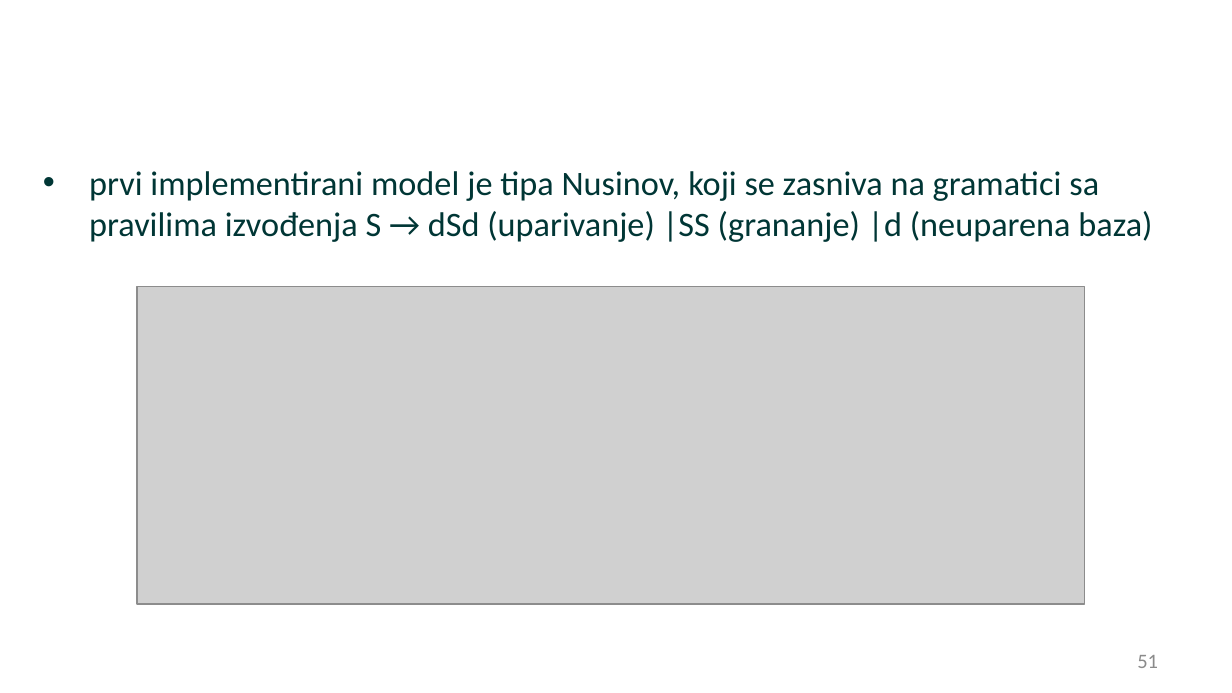
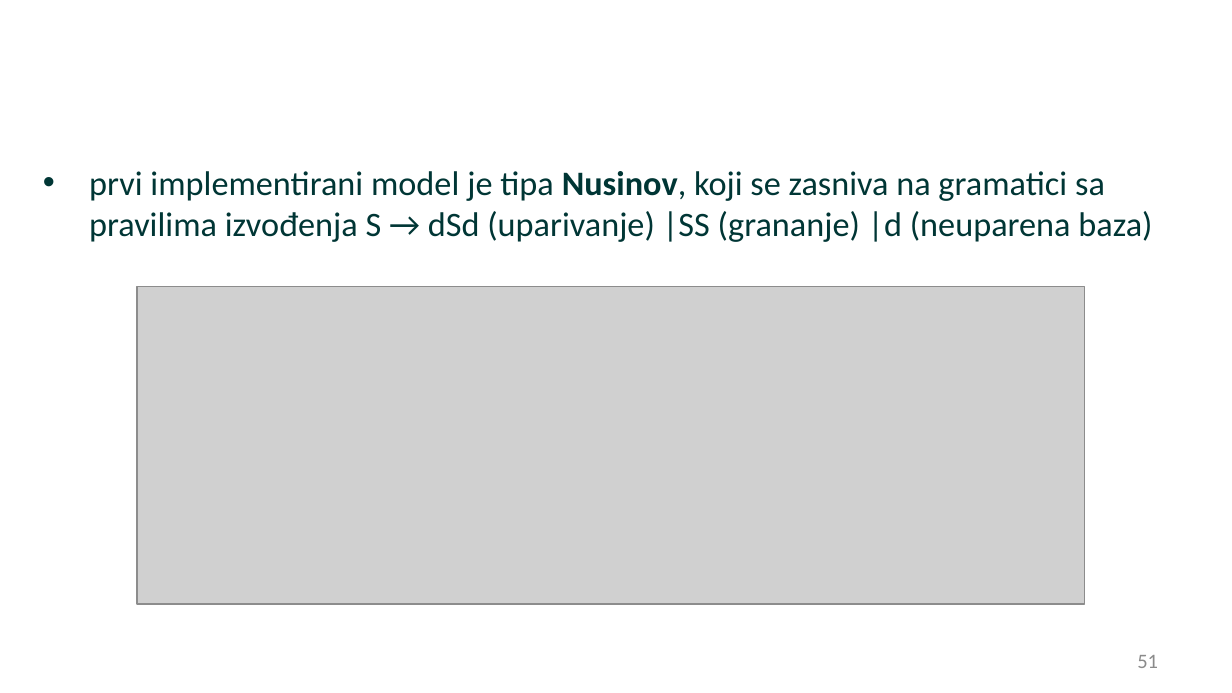
Before and after one commit to matfija/Sekundarna-struktura-tRNK, a slide deck: slide 51 of slajdovi/Sekvence-slajdovi.pptx. Drawn at 1232x693 pixels with LibreOffice and Linux fonts; fonts in the diff are those of the drawing; grey boxes stand for pictures; background and template pictures are left out. Boxes give left, top, right and bottom in pixels: in the first picture for what was removed or moved away, otherwise in the second. Text is boxed around its words. In the diff, an @@ line names an element or a change of style, - is before the commit and + after.

```diff
--- a/slajdovi/Sekvence-slajdovi.pptx
+++ b/slajdovi/Sekvence-slajdovi.pptx
@@ text "prvi implementirani model je tipa ..." at bbox=[89, 171, 1152, 242]: bold on in "Nusinov," @@
```
Also in this commit, not shown: 5 other slides changed, 1 other file.
